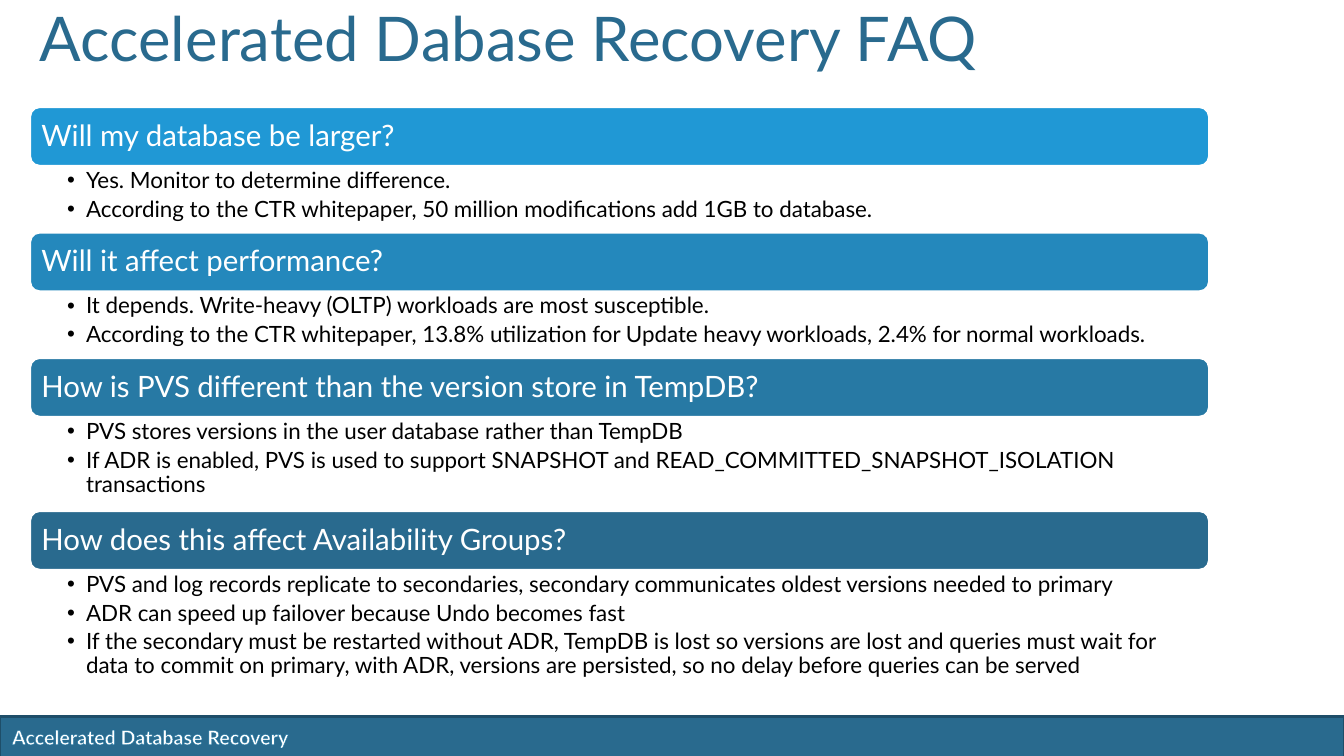
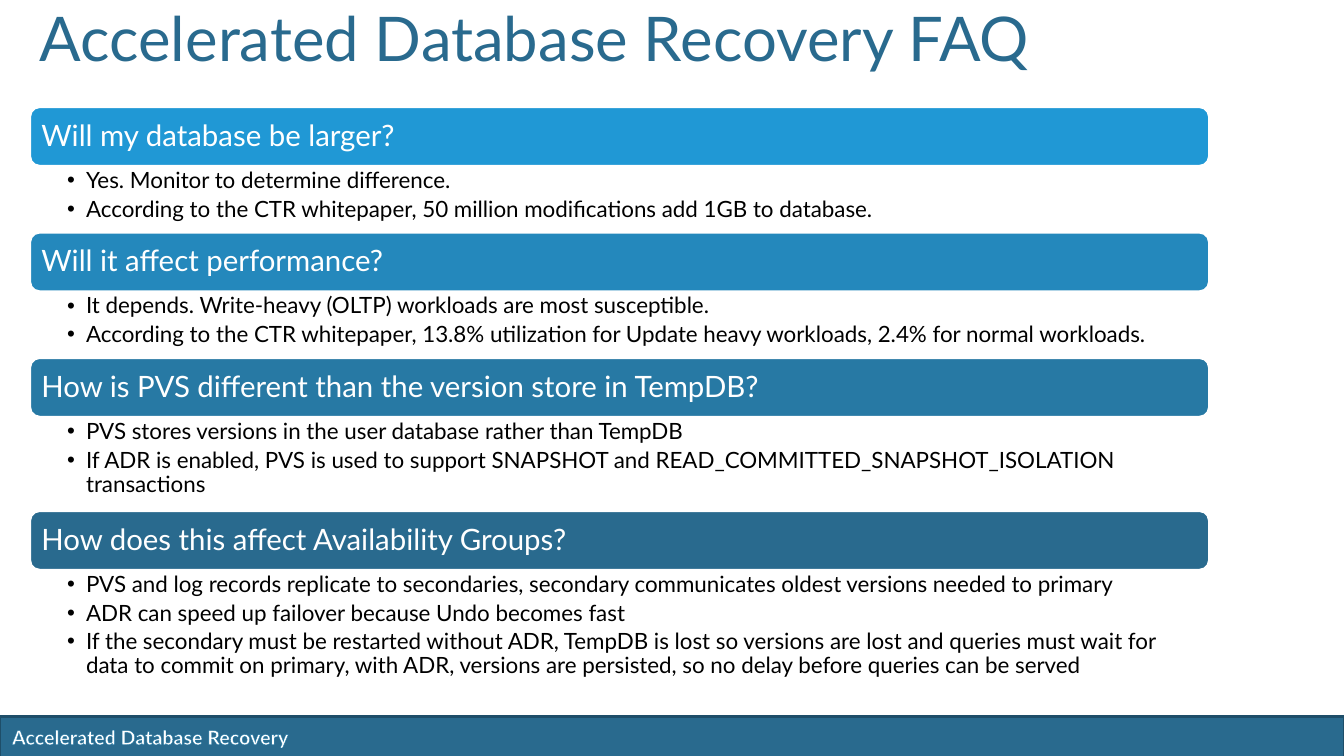
Before and after one commit to SQLMCT/SQL_Performance_Tuning, a slide deck: slide 15 of Accelerated_Database_Recovery/JD_Accelerated_Database_Recovery.pptx. Drawn at 1344x756 pixels with LibreOffice and Linux fonts; fonts in the diff are those of the drawing; background and template pictures are left out. Boxes give left, top, right and bottom in pixels: in the first picture for what was removed or moved away, otherwise in the second. Text is boxed around its words. In the diff, an @@ line names an element or a change of style, - is before the commit and + after.

Commit message:
Slide updates

```diff
--- a/Accelerated_Database_Recovery/JD_Accelerated_Database_Recovery.pptx
+++ b/Accelerated_Database_Recovery/JD_Accelerated_Database_Recovery.pptx
@@ title at (40, 15, 1029, 72): text changed @@
-Accelerated Dabase Recovery FAQ
+Accelerated Database Recovery FAQ
```
Also in this commit, not shown: 2 other files.
